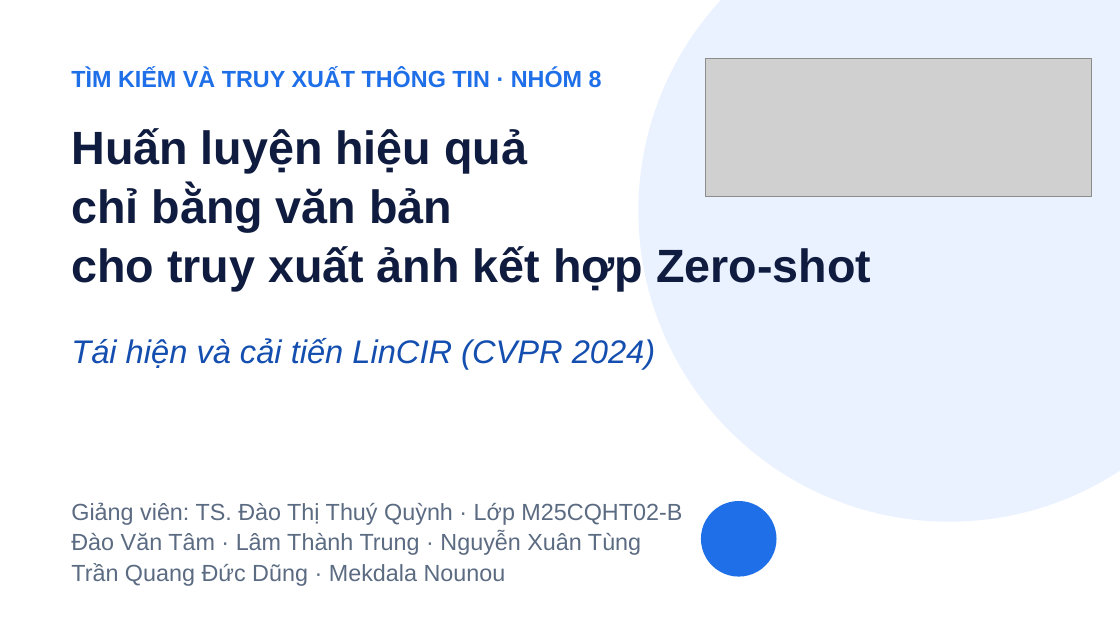
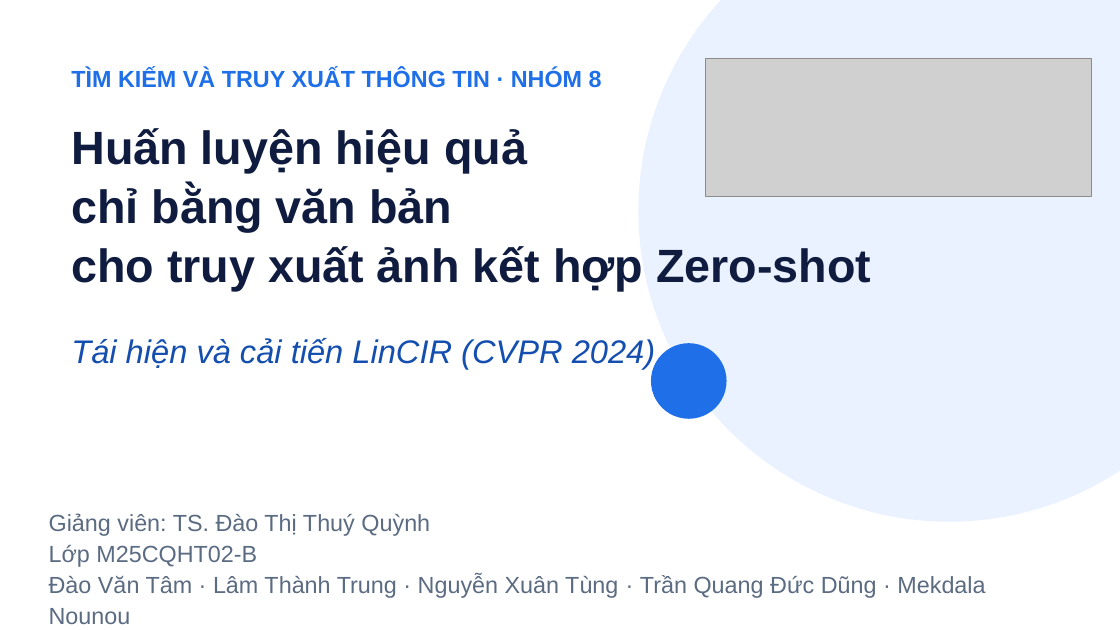
Before and after one commit to tamdv/btl-lincir, a slide deck: slide 1 of slides/Slides_Nhom8_LinCIR.pptx. Drawn at 1120x630 pixels with LibreOffice and Linux fonts; fonts in the diff are those of the drawing; grey boxes stand for pictures. Boxes give left, top, right and bottom in pixels: in the first picture for what was removed or moved away, otherwise in the second. Text is boxed around its words. In the diff, an @@ line names an element or a change of style, - is before the commit and + after.

```diff
--- a/slides/Slides_Nhom8_LinCIR.pptx
+++ b/slides/Slides_Nhom8_LinCIR.pptx
@@ ellipse: place and size @@
-ellipse at [701,501,776,576]
+ellipse at [651,344,727,419]
@@ text at [49,513,985,598]: text changed @@
-Giảng viên: TS. Đào Thị Thuý Quỳnh · Lớp M25CQHT02-B
-Đào Văn Tâm · Lâm Thành Trung · Nguyễn Xuân Tùng
-Trần Quang Đức Dũng · Mekdala Nounou
+Giảng viên: TS. Đào Thị Thuý Quỳnh
+Lớp M25CQHT02-B
+Đào Văn Tâm · Lâm Thành Trung · Nguyễn Xuân Tùng · Trần Quang Đức Dũng · Mekdala Nounou
```
Also in this commit, not shown: 12 other slides changed, 3 slides added, 2 slides removed, 26 other files.
